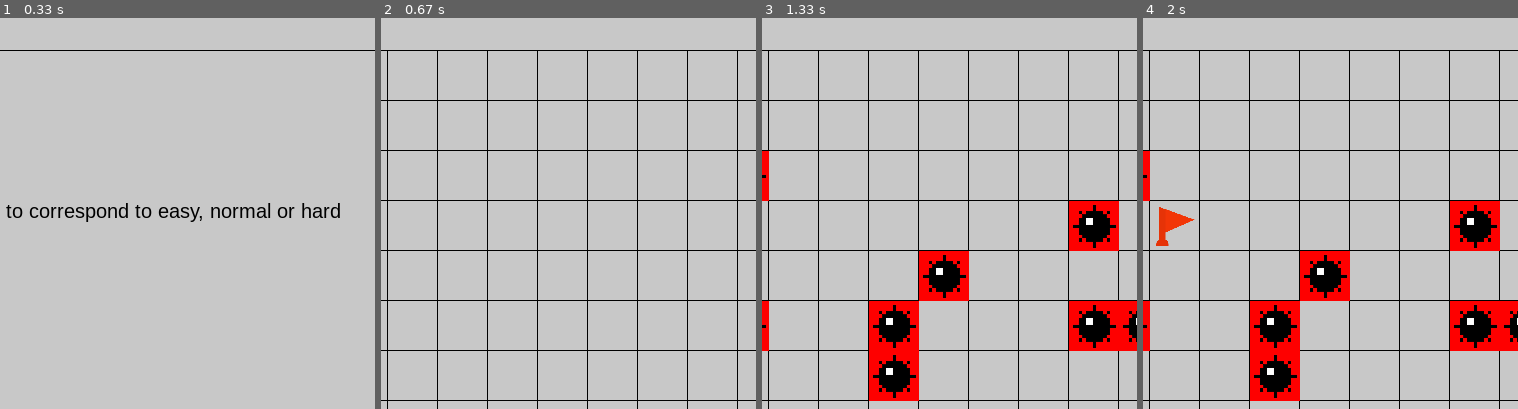
Above: before the commit, frames 1-4 (left to right).
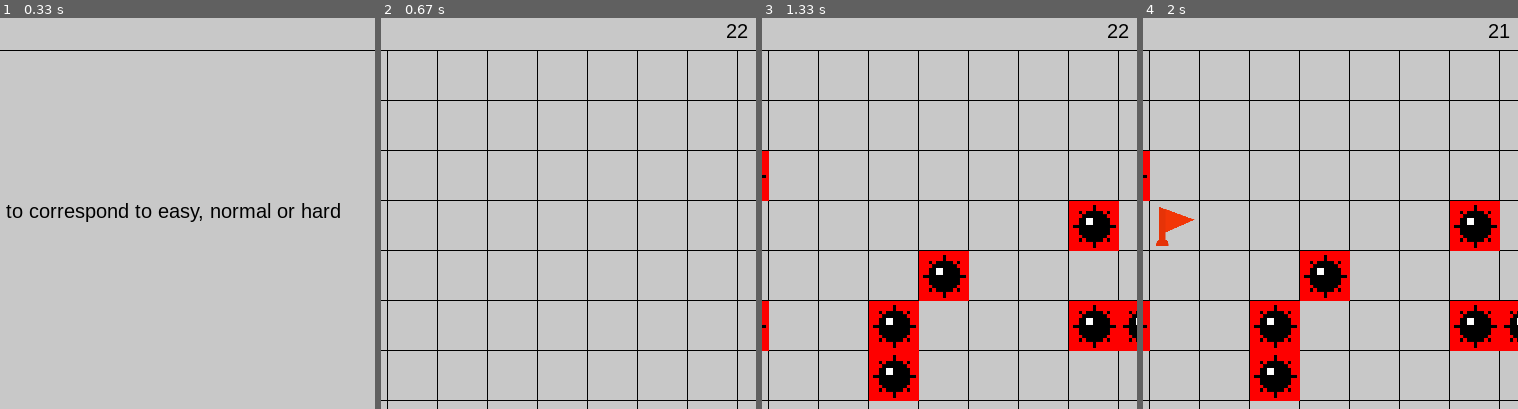
Above: after the commit, the same moments.

Repository: chenxk619/test
Game: pygame game, started from minesweeper.py
Same seed, same stepped clock (60 frames per second), same inputs: the game is played once before the commit and once after it.
Inputs (mouse positions are % of the whole screen's width and height, from its top left):
- Up to frame 1 (0.33 s): no input
- Up to frame 2 (0.67 s): tap 1 at 0.33 s
- Up to frame 3 (1.33 s): press the mouse at (87, 85) at 0.7 s; move the mouse to (74, 72) at 0.8 s; release the mouse at (62, 58) at 0.93 s; press the mouse at (87, 85) at 1.03 s; move the mouse to (66, 80) at 1.13 s; release the mouse at (45, 76) at 1.27 s
- Up to frame 4 (2 s): right-click (36, 29) at 1.43 s; press the mouse at (36, 29) at 1.7 s; move the mouse to (24, 28) at 1.8 s; release the mouse at (12, 27) at 1.93 s
The pictures show only the part of the screen within x 33-83%, y 0-50%; the shares and areas given below are measured in that part.

Frame 1 is identical in both runs. In frame 2, less than 0.1% of the frame differs, in the area x 92-98%, y 1-6%; in frame 3, less than 0.1%; in frame 4, less than 0.1%.

Commit message:
Update minesweeper.py

Diff:
--- a/minesweeper.py
+++ b/minesweeper.py
@@ -57,13 +57,23 @@
 
 
 #Used to convey the difficulty choosing at the start, and to show the flags remaining and timer
-def render_text(text_shown, pos):
-
-	font = pygame.font.SysFont('arial', 20)
-	text = font.render(text_shown, True, (0,0,0), (200, 200, 200))
-
-	textRect = text.get_rect()
-	textRect.center = pos
+def render_text(text_shown, pos, bomb_lst, flag_lst):
+
+	if text_shown == '':
+		font = pygame.font.SysFont('arial', 20)
+		num = len(bomb_lst) - len(flag_lst)
+		text = font.render(str(num), True, (0, 0, 0), (200, 200, 200))
+
+		textRect = text.get_rect()
+		textRect.center = pos
+
+	else:
+
+		font = pygame.font.SysFont('arial', 20)
+		text = font.render(text_shown, True, (0,0,0), (200, 200, 200))
+
+		textRect = text.get_rect()
+		textRect.center = pos
 
 	return text, textRect
 
@@ -71,7 +81,8 @@
 
 #Basically a board update function, to fill the screen, draw the lines, to draw all the visited and flagged nodes
 #and to show the bombs if you die.
-def update(screen, board, displacement, bomb_lst, dead, flag_lst, flag_img, bomb_img, intial_text, intial_pos):
+def update(screen, board, displacement, bomb_lst, dead, flag_lst, flag_img, bomb_img, intial_text, intial_pos, flag_text, flag_rect):
+
 
 	screen_colour = 200
 	screen.fill((screen_colour, screen_colour, screen_colour))
@@ -105,6 +116,8 @@
 	if dead == True:
 		for node in bomb_lst:
 			screen.blit(bomb_img, (node[0] * board.multiplier + 1, node[1] * board.multiplier + 1 + displacement))
+
+	screen.blit(flag_text, flag_rect)
 
 	pygame.display.update()
 
@@ -184,7 +197,9 @@
 	board = Board(1, 1, width)
 	text_shown = 'Enter 1, 2 or 3 to correspond to easy, normal or hard'
 	pos = (350, 200)
-	intial_text, intial_pos = render_text(text_shown, pos)
+	intial_text, intial_pos = render_text(text_shown, pos, bomb_lst, flag_lst)
+
+	flag_text, flag_rect = intial_text, intial_pos
 
 	#Main game loop
 	while start:
@@ -228,22 +243,29 @@
 							explore(board, mouse_pos)
 
 		#Right mouse button to flag shit
-		elif pygame.mouse.get_pressed()[2] and game_start:
+		if pygame.mouse.get_pressed()[2] and game_start:
 			mouse_pos = pygame.mouse.get_pos()
 			mouse_pos = [mouse_pos[0] // board.multiplier, (mouse_pos[1] - displacement) // board.multiplier]
-			if mouse_pos not in flag_lst:
-				flag_lst.append(mouse_pos)
+
 			for node in board.unvisited:
 				if [node.pos[0], node.pos[1]] == mouse_pos:
 					if node.flagged == False:
 						node.flagged = True
+						if mouse_pos not in flag_lst:
+							flag_lst.append(mouse_pos)
 					else:
 						node.flagged = False
-						flag_lst.remove(mouse_pos)
+						if mouse_pos in flag_lst:
+							flag_lst.remove(mouse_pos)
+
+		#Render the number of flags left
+		if game_start:
+			flag_pos = (600, 20)
+			flag_text, flag_rect = render_text('', flag_pos, bomb_lst, flag_lst)
 
 		Clock.tick(15)
 
-		update(screen, board, displacement, bomb_lst, dead, flag_lst, flag_img, bomb_img, intial_text, intial_pos)
+		update(screen, board, displacement, bomb_lst, dead, flag_lst, flag_img, bomb_img, intial_text, intial_pos, flag_text, flag_rect)
 
 
 
